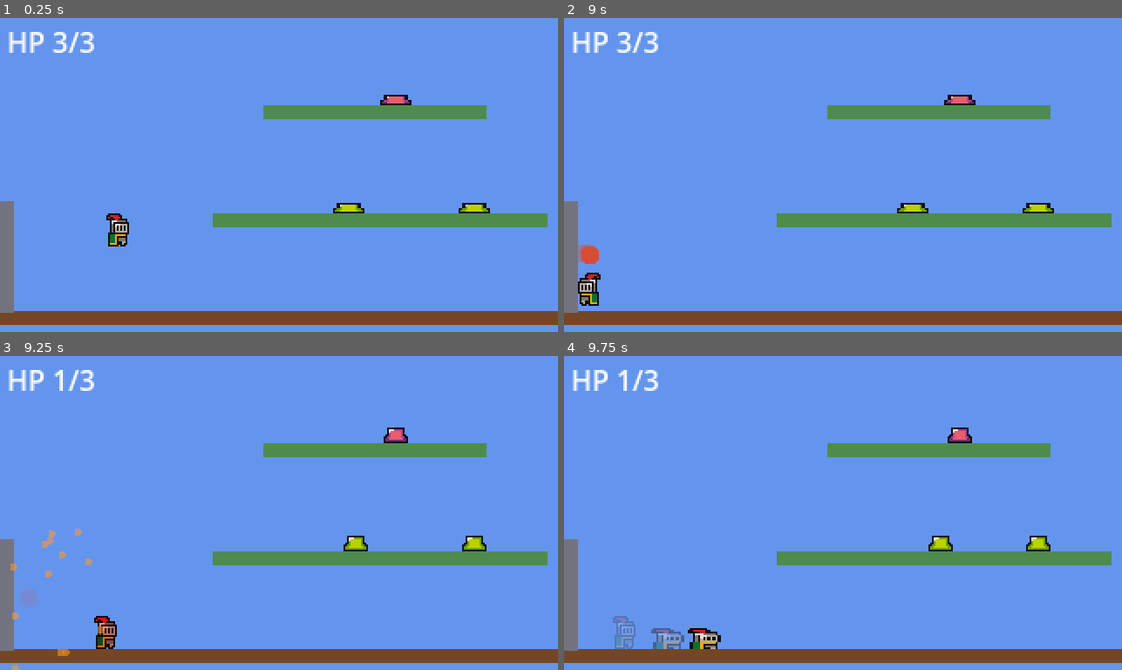
Above: before the commit, frames 1-4 (two rows, left to right).
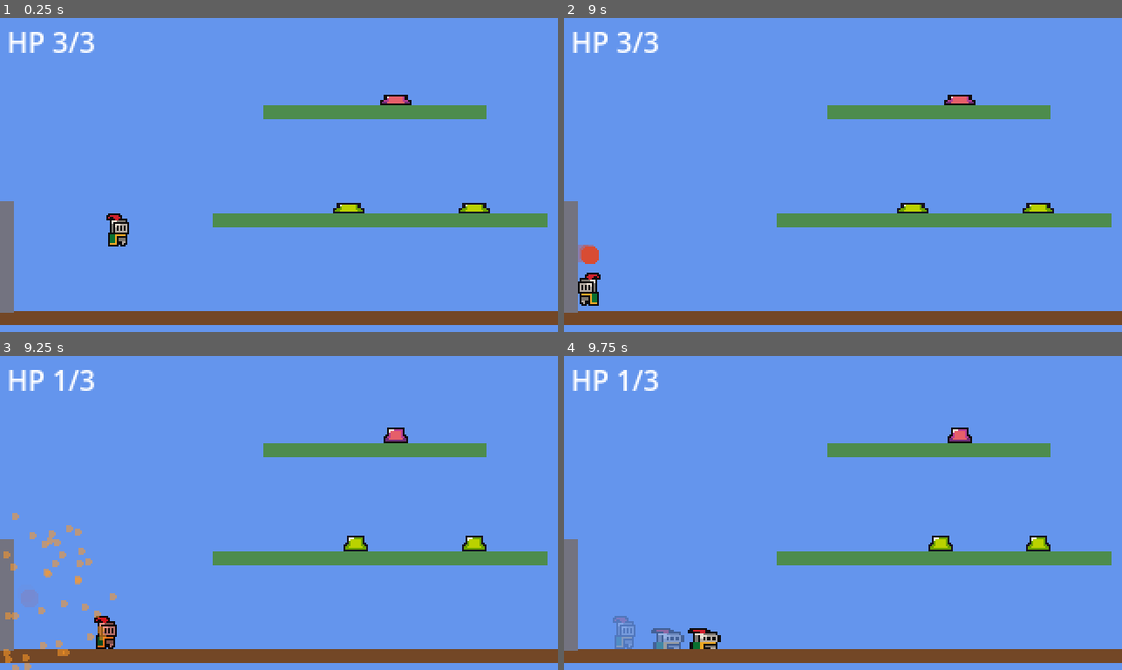
Above: after the commit, the same moments.

Repository: SolutionsByCarson/ScratchPad
Game: Godot game, scene res://scenes/main.tscn
Two runs of this game, one before a commit and one after it. Both use one fixed random seed, a clock stepped at 60 frames per second and the inputs below.
Inputs:
- Up to frame 1 (0.25 s): no input
- Up to frame 2 (9 s): hold D (move_right) 0.53-2.03 s; tap Shift (dash) at 0.6, 3.6, 6.6 s; tap Space (jump) at 0.77, 1.52, 3.02, 3.77, 4.52, 6.02, 6.77, 7.52 s; tap J (shoot) at 1.35, 4.35, 7.35 s; hold A (move_left) 2.03-4.28 s; tap S (slam) at 2.1, 5.1, 8.1 s; tap K (throw) at 2.85, 5.85, 8.85 s; hold D (move_right) 4.28-8.03 s; hold A (move_left) from 8.03 s (still down)
- Up to frame 3 (9.25 s): keep holding A (move_left); tap Space (jump) at 9.02 s
- Up to frame 4 (9.75 s): release A (move_left) at 9.53 s; hold D (move_right) from 9.53 s (still down); tap Shift (dash) at 9.6 s

Frames 1-2 are identical in both runs. In frame 3, 0.6% of the frame differs, in the area x 0-21%, y 50-100%; in frame 4, nothing differs.

Commit message:
Denser explosion cloud: 16 -> 48 balls
Co-Authored-By: Claude Opus 4.7 (1M context) <noreply@anthropic.com>

Diff:
--- a/scripts/grenade.gd
+++ b/scripts/grenade.gd
@@ -14,7 +14,7 @@
 const TRAIL_INTERVAL := 0.04
 const TRAIL_DURATION := 0.28
 
-const CLOUD_BALL_COUNT := 16
+const CLOUD_BALL_COUNT := 48
 const CLOUD_BALL_RADIUS := 3.0
 const CLOUD_DURATION := 0.45
 const CLOUD_COLOR := Color(1.0, 0.6, 0.15, 1.0)
